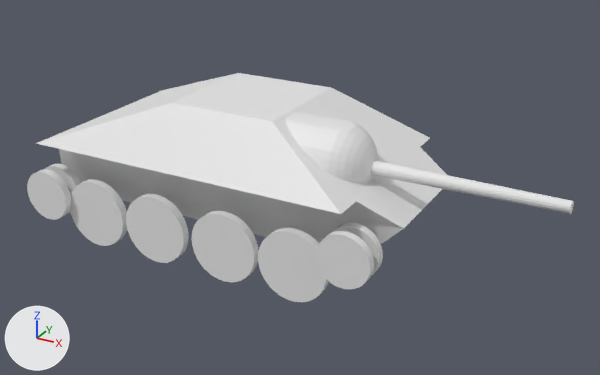
Before and after pictures for a commit that changed the Blender file blend/pz38t.blend.
Rendered twice from a camera (50 mm lens) standing at (90.9, -162.5, 76.9) and looking at (1.9, -0.6, -4.1). The lights are fixed; the arrows at lower left show +X, +Y and +Z. The first picture is the older version.

The first picture shows 'body', 'gun', 'gun_holder', 'wheel_back', 'wheel_back_inner', 'wheel_drive', 'wheel_drive_inner', 'wheel_main_0', 'wheel_main_1', 'wheel_main_2', 'wheel_main_3'.
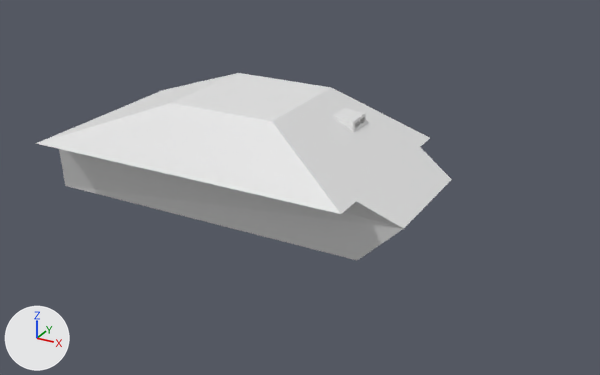
Where the change shows, as pixel boxes (x1, y1, x2, y2) in the pictures (600 x 375 px):
'gun_holder', hidden
    before: (285, 112, 378, 183)
'wheel_main_0', hidden
    before: (258, 227, 329, 302)
'wheel_main_1', hidden
    before: (191, 210, 259, 282)
'wheel_main_2', hidden
    before: (126, 194, 189, 263)
'gun', hidden
    before: (371, 161, 574, 214)
'wheel_main_3', hidden
    before: (70, 179, 127, 246)
'wheel_drive', hidden
    before: (316, 231, 374, 289)
'wheel_back', hidden
    before: (27, 169, 72, 220)
'wheel_drive_inner', hidden
    before: (331, 222, 383, 276)
'wheel_back_inner', hidden
    before: (45, 163, 81, 213)

The change, as a diff of the scene's bpy script:
```diff
--- a/blend/pz38t.blend.py
+++ b/blend/pz38t.blend.py
@@ ob_wheel_back @@
 ob_wheel_back.scale = (6.51, 6.51, 1.0)
+ob_wheel_back.hide_set(True)  # its collection is switched off
@@ ob_wheel_drive @@
 ob_wheel_drive.scale = (6.27, 6.27, 1.0)
+ob_wheel_drive.hide_set(True)  # its collection is switched off
@@ ob_wheel_main_1 @@
 ob_wheel_main_1.scale = (8.61, 8.61, 1.0)
+ob_wheel_main_1.hide_set(True)  # its collection is switched off
@@ ob_wheel_back_inner @@
 ob_wheel_back_inner.scale = (6.51, 6.51, 1.0)
+ob_wheel_back_inner.hide_set(True)  # its collection is switched off
@@ ob_wheel_drive_inner @@
 ob_wheel_drive_inner.scale = (6.27, 6.27, 1.0)
+ob_wheel_drive_inner.hide_set(True)  # its collection is switched off
@@ ob_wheel_main_0 @@
 ob_wheel_main_0.scale = (8.61, 8.61, 1.0)
+ob_wheel_main_0.hide_set(True)  # its collection is switched off
@@ ob_wheel_main_2 @@
 ob_wheel_main_2.scale = (8.61, 8.61, 1.0)
+ob_wheel_main_2.hide_set(True)  # its collection is switched off
@@ ob_wheel_main_3 @@
 ob_wheel_main_3.scale = (8.61, 8.61, 1.0)
+ob_wheel_main_3.hide_set(True)  # its collection is switched off
@@ ob_gun @@
 ob_gun.scale = (1.3, 1.3, 24.8)
+ob_gun.hide_set(True)  # its collection is switched off
@@ ob_gun_holder @@
 ob_gun_holder.scale = (8.4, 8.4, 8.4)
+ob_gun_holder.hide_set(True)  # its collection is switched off
```
